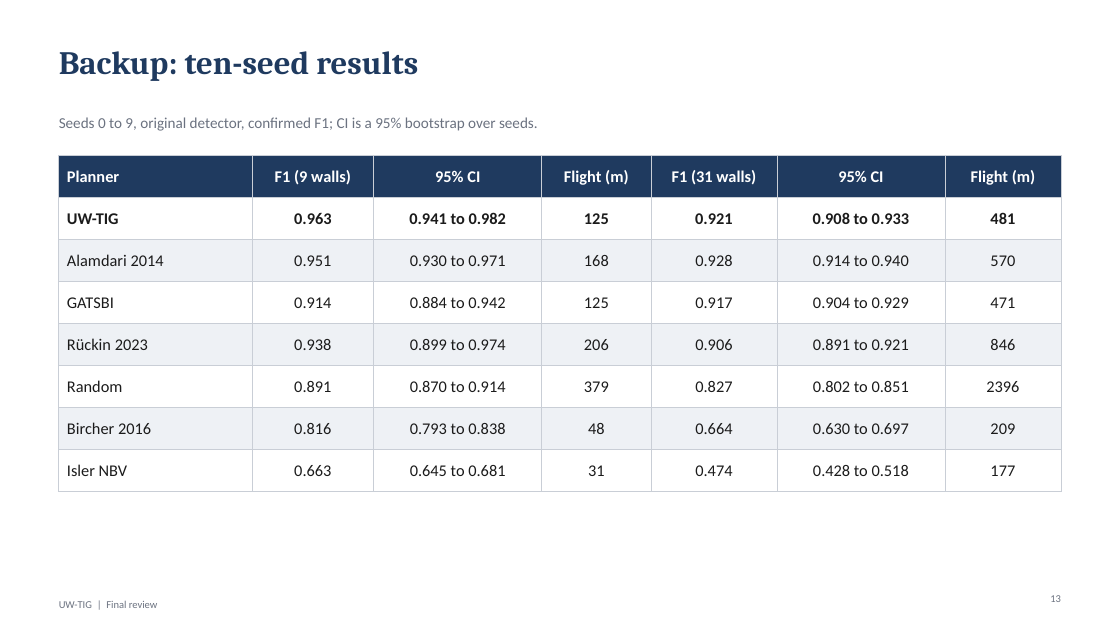
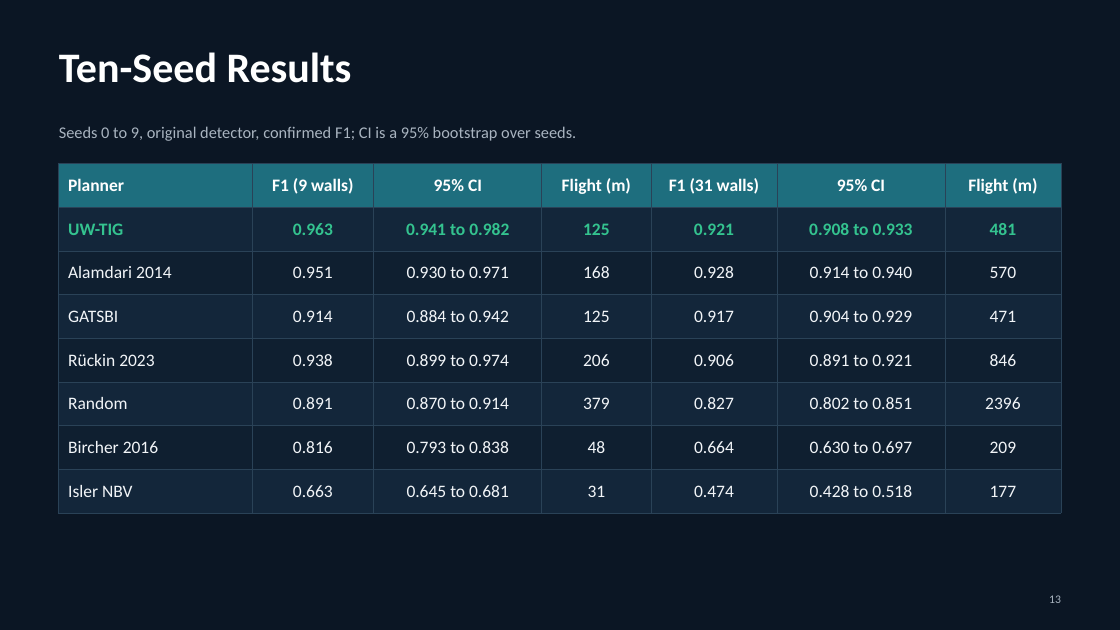
Before and after one commit to DrNeel11/project_work_1, a slide deck: slide 13 of drone-sim-today/UW-TIG_Review_Deck.pptx. Drawn at 1120x630 pixels with LibreOffice and Linux fonts; fonts in the diff are those of the drawing. Boxes give left, top, right and bottom in pixels: in the first picture for what was removed or moved away, otherwise in the second. Text is boxed around its words. In the diff, an @@ line names an element or a change of style, - is before the commit and + after.

```diff
--- a/drone-sim-today/UW-TIG_Review_Deck.pptx
+++ b/drone-sim-today/UW-TIG_Review_Deck.pptx
@@ background #FFFFFF to #0B1624 @@
@@ title at [59,52,352,83]: text changed; size 28 to 36 pt; font Cambria to Calibri; text colour #1F3A5F to #FFFFFF @@
-Backup: ten-seed results
+Ten-Seed Results
@@ text "Seeds 0 to 9, original ...": place and size @@
-text "Seeds 0 to 9, original ..." at [59,117,538,131]
+text "Seeds 0 to 9, original ..." at [59,126,577,141]
@@ text "Seeds 0 to 9, original ..." at [59,126,577,141]: size 13 to 14 pt, text colour #6B7280 to #A9B4C0 @@
@@ table at [59,164,1061,501] @@
@@ fill #1F3A5F to #1E6E7E in row 1 @@
@@ fill #FFFFFF to #13263A in 28 cells @@
@@ fill #EEF1F5 to #0F1F30 in 21 cells @@
@@ size 14 to 15 pt @@
@@ text colour #1B1B1B to #34C38F in "UW-TIG", "0.963", "0.941 to 0.982", "125" and 3 more places @@
@@ text colour #1B1B1B to #F2F5F8 in "Alamdari 2014", "0.951", "0.930 to 0.971", "168" and 38 more places @@
@@ borders changed @@
@@ table: place and size @@
-table at [59,155,1061,480]
+table at [59,164,1061,501]
@@ text "13" at [1049,595,1061,603]: size 9 to 10 pt, text colour #6B7280 to #A9B4C0 @@
@@ text removed at [59,601,158,608] @@
-UW-TIG | Final review
```
Also in this commit, not shown: 9 other slides changed, 3 slides added, 3 slides removed, 1 other file.
